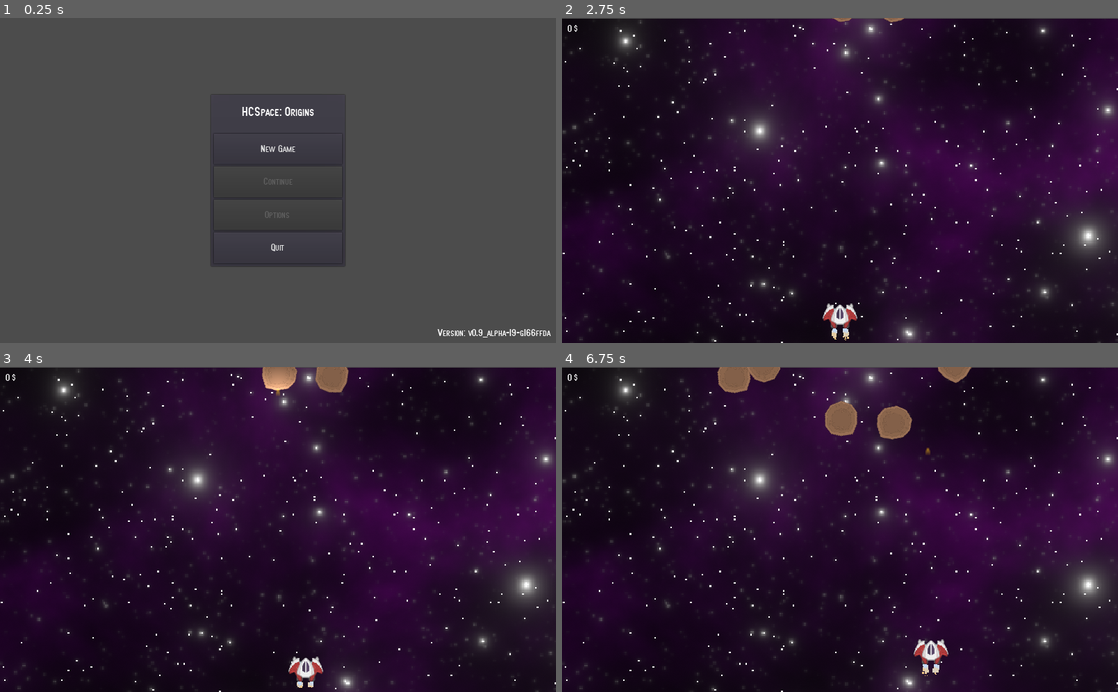
Above: before the commit, frames 1-4 (two rows, left to right).
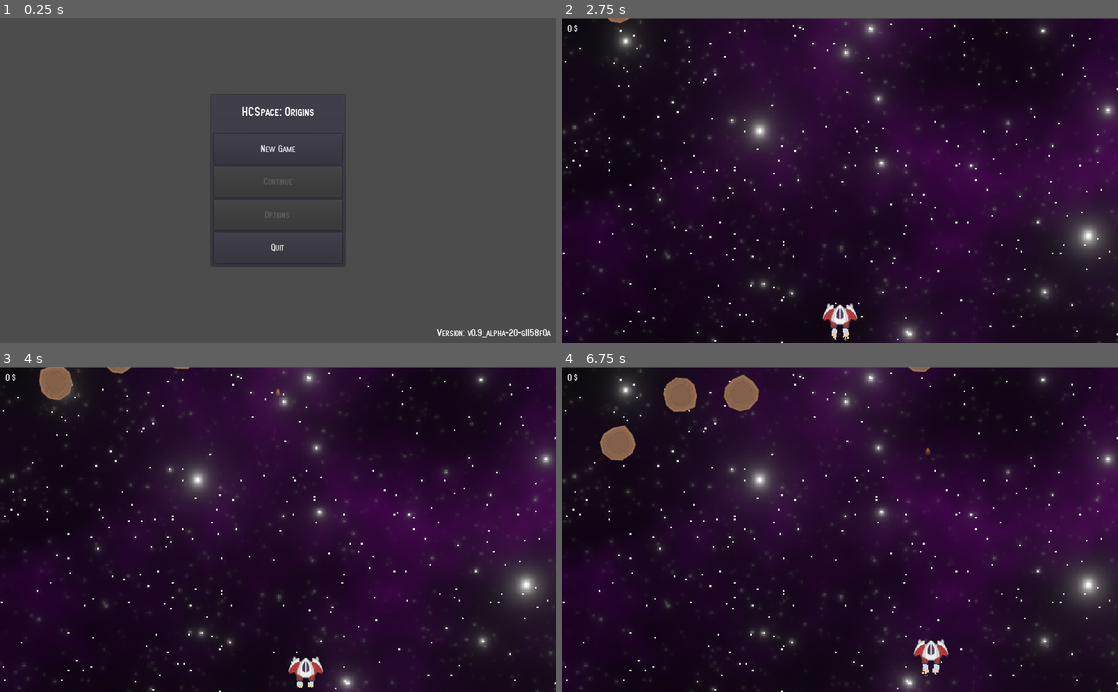
Above: after the commit, the same moments.

Repository: Kessinen/HCSSpace-Origins
Game: Godot game, scene res://Menus/Mainmenu.tscn
The game is run twice, just before and just after one commit, with the same random seed, the same clock (stepped at 60 frames per second) and the same inputs.
Inputs:
- Up to frame 1 (0.25 s): no input
- Up to frame 2 (2.75 s): click "New Game" at 0.5 s; click "1" at 1.25 s; click "Launch" at 2 s
- Up to frame 3 (4 s): hold D (move_right) 2.78-3.53 s; hold Space (shoot) 2.78-3.53 s; hold S (move_down) from 3.53 s (still down); tap Space (shoot) at 3.6 s
- Up to frame 4 (6.75 s): release S (move_down) at 4.28 s; hold D (move_right) 4.28-5.03 s; hold Space (shoot) 4.28-5.03 s; hold W (move_up) 5.03-5.78 s; tap Space (shoot) at 5.1, 6.6 s; hold Space (shoot) 5.78-6.53 s; hold A (move_left) from 5.78 s (still down)

The runs differ from the first frame. In frame 1, 0.3% of the frame differs, in the area x 78-99%, y 95-99%; in frame 2, 0.1%; in frame 3, 1.4%; in frame 4, 3.1%, in the area x 6-74%, y 0-29%.

Commit message:
FIX Enemies spawning ouside of screen.
Changed enemy spawner to a timer based and
added spawning margins.

Diff:
--- a/src/Enemies/Spawner.gd
+++ b/src/Enemies/Spawner.gd
@@ -2,16 +2,19 @@
 
 var plAsteroid = preload("res://Enemies/Asteroid/Asteroid.tscn")
 
-func spawnEnemy(enemyType, Amount : int = 1, enemyPosition : Vector2 = Vector2.ZERO):
+func spawnEnemy(enemyType, Amount : int = 1):
+	var spawnMargin : int = 80
 	randomize()
 	var enemies = []
 	match enemyType:
 		"Asteroid":
 			for i in range(Amount):
 				var enemy = plAsteroid.instance()
-				enemy.position.x = rand_range(20,get_viewport().size.x - 20)
-				enemy.position.y = rand_range(enemyPosition.y * -1, -10)
+				enemy.position.x = rand_range(spawnMargin,get_viewport().size.x - spawnMargin)
+				enemy.position.y = -50
 				enemies.append(enemy)
 
 	for enemy in enemies:
-		get_parent().add_child(enemy)
+		var randDelay := rand_range(0,3)
+		add_child(enemy)
+		yield(get_tree().create_timer(randDelay),"timeout")
--- a/src/Levels/Lvl1/Level1.gd
+++ b/src/Levels/Lvl1/Level1.gd
@@ -1,9 +1,7 @@
 extends "res://Levels/levels.gd"
 
-
-
 func _ready():
-	$EnemySpawner.spawnEnemy("Asteroid",20, Vector2(0,1000))
+	$EnemySpawner.spawnEnemy("Asteroid",20)
 
 func _process(delta):
 	checkLevelStatus()
--- a/src/Levels/levels.gd
+++ b/src/Levels/levels.gd
@@ -8,8 +8,6 @@
 	get_tree().change_scene("res://Menus/LevelSelect.tscn")
 	if playerStats["highestLevel"] <= level:
 		playerStats["highestLevel"] = level+1
-	pass
 
 func levelDefeat():
 	get_tree().change_scene("res://Menus/LevelSelect.tscn")
-	pass
--- a/src/project.godot
+++ b/src/project.godot
@@ -14,7 +14,7 @@
 run/main_scene="res://Menus/Mainmenu.tscn"
 config/icon="res://icon.png"
 config=""
-config/version="v0.9_alpha-19-g166ffda"
+config/version="v0.9_alpha-20-g1158f0a"
 
 [autoload]
 
